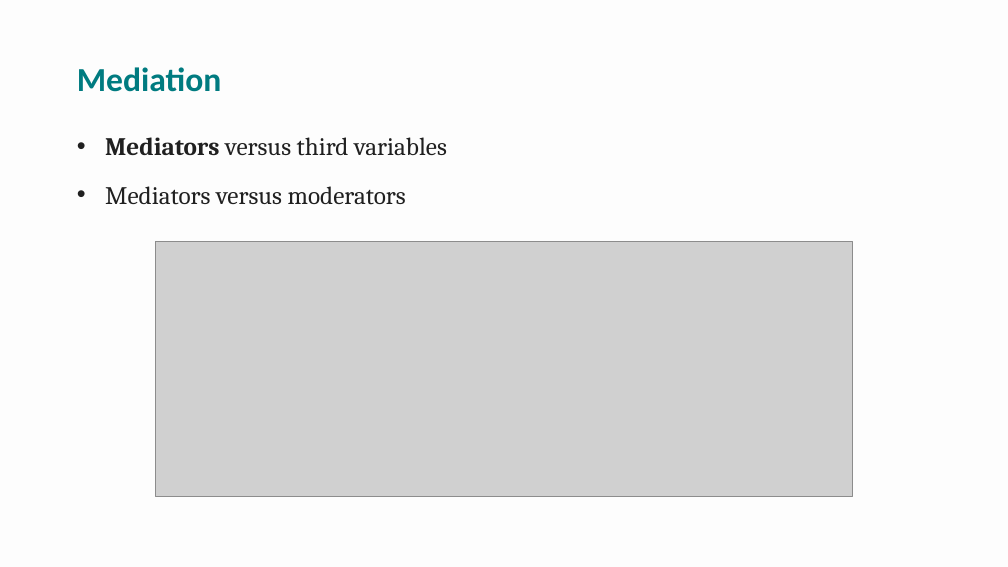
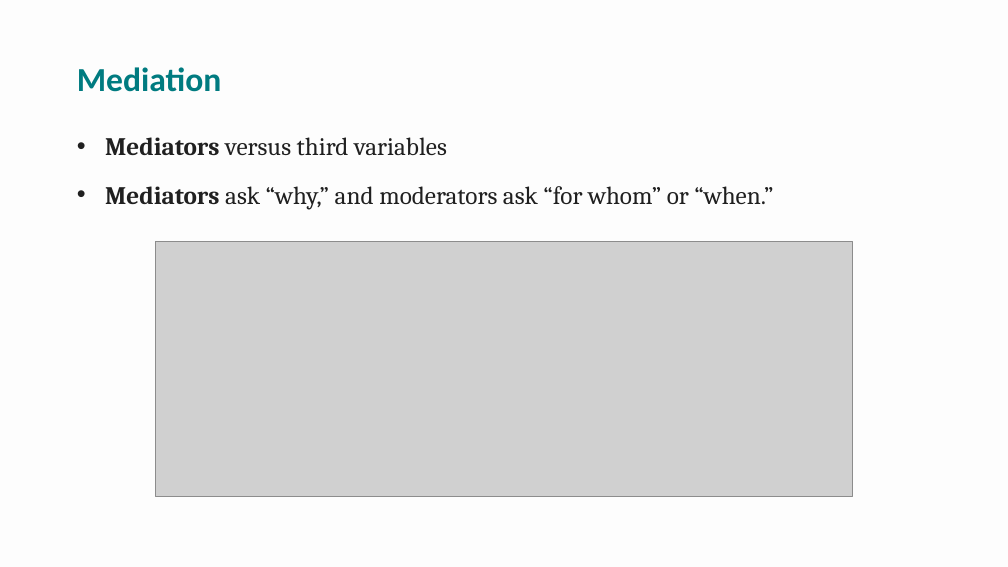
Before and after one commit to npm27/Teaching-Materials, a slide deck: slide 30 of Research Methods/Spring 26/Slides/9 Chapter 9.pptx (slide 23 before the commit). Drawn at 1008x567 pixels with LibreOffice and Linux fonts; fonts in the diff are those of the drawing; grey boxes stand for pictures. Boxes give left, top, right and bottom in pixels: in the first picture for what was removed or moved away, otherwise in the second. Text is boxed around its words. In the diff, an @@ line names an element or a change of style, - is before the commit and + after.

```diff
--- a/Research Methods/Spring 26/Slides/9 Chapter 9.pptx
+++ b/Research Methods/Spring 26/Slides/9 Chapter 9.pptx
@@ text at box(105, 186, 773, 210): text changed @@
-• Mediators versus moderators
+  • Mediators ask “why,” and moderators ask “for whom” or “when.”
```
Also in this commit, not shown: 7 other slides changed, 10 slides added, 4 slides removed, 1 other file.
